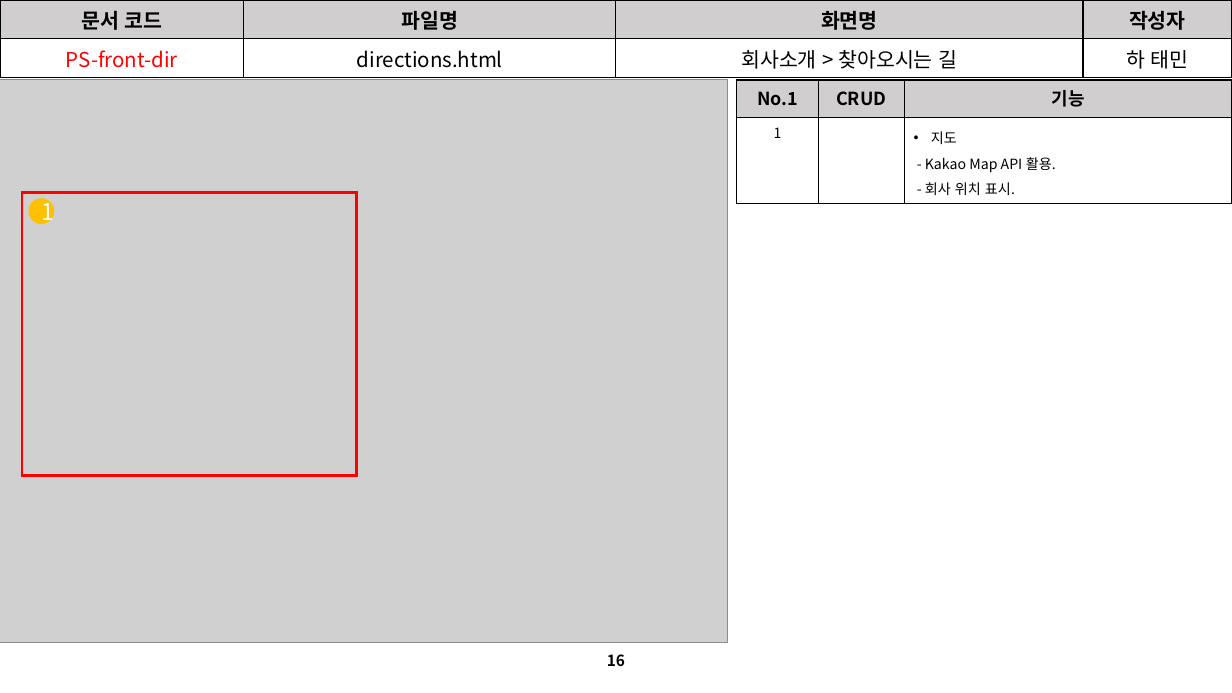
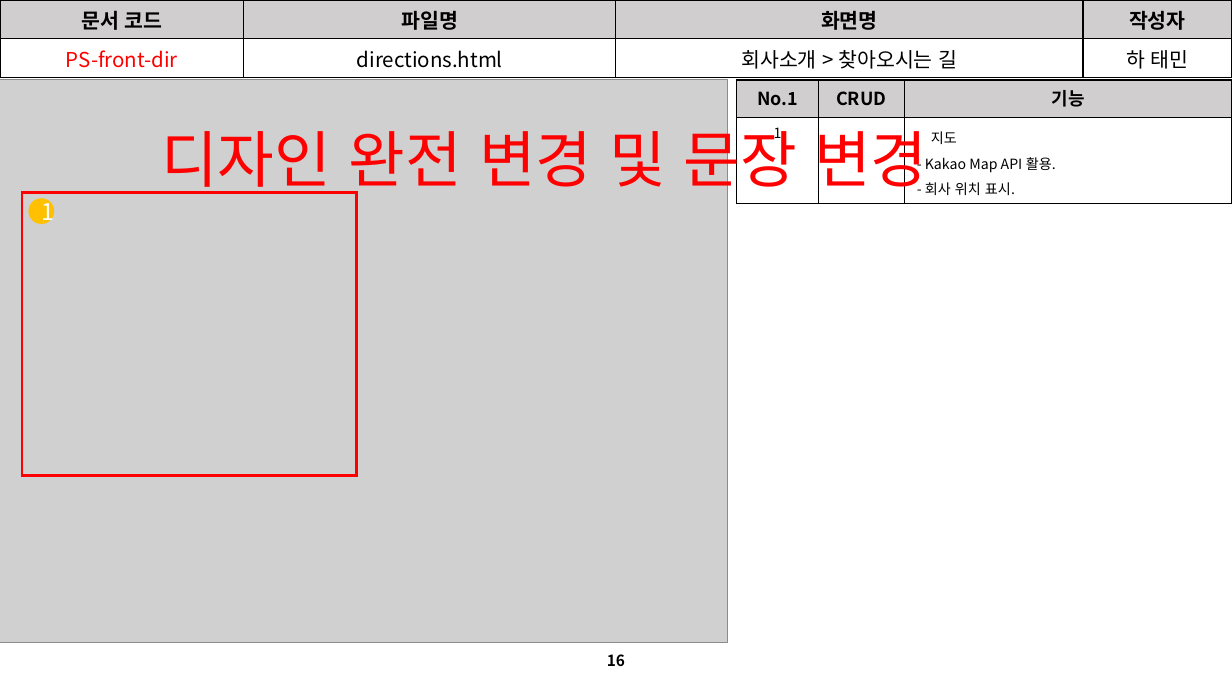
Before and after one commit to David-Ha-1217/Publisher_Portfolio, a slide deck: slide 16 of Documents/진행(변경)사항.pptx. Drawn at 1232x693 pixels with LibreOffice and Linux fonts; fonts in the diff are those of the drawing; grey boxes stand for pictures. Boxes give left, top, right and bottom in pixels: in the first picture for what was removed or moved away, otherwise in the second. Text is boxed around its words. In the diff, an @@ line names an element or a change of style, - is before the commit and + after.

```diff
--- a/Documents/진행(변경)사항.pptx
+++ b/Documents/진행(변경)사항.pptx
@@ text added at (161, 119, 927, 198), 48 pt, text #FF0000 @@
+디자인 완전 변경 및 문장 변경
```
Also in this commit, not shown: 8 other slides changed, 45 other files.
